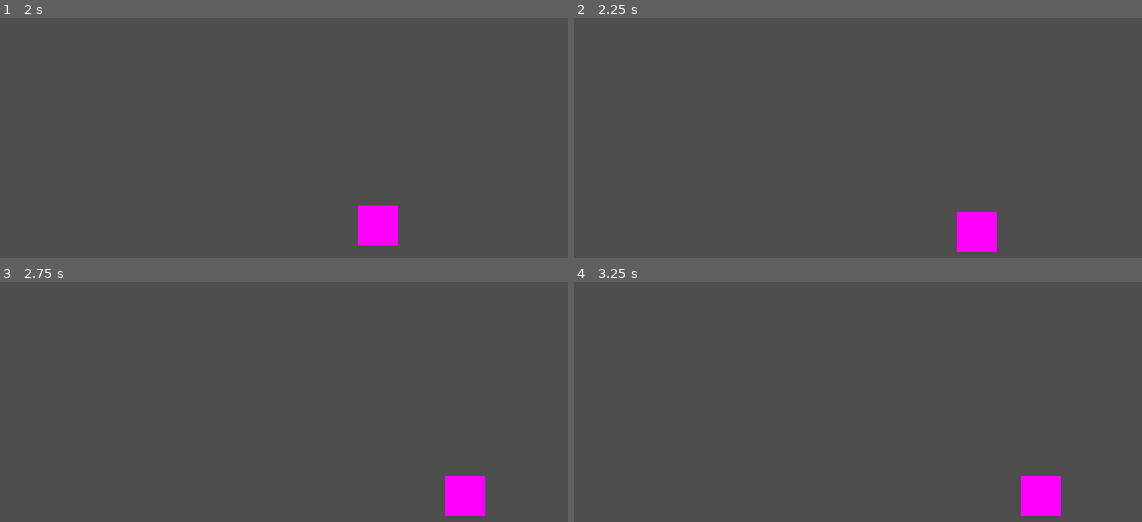
Above: before the commit, frames 1-4 (two rows, left to right).
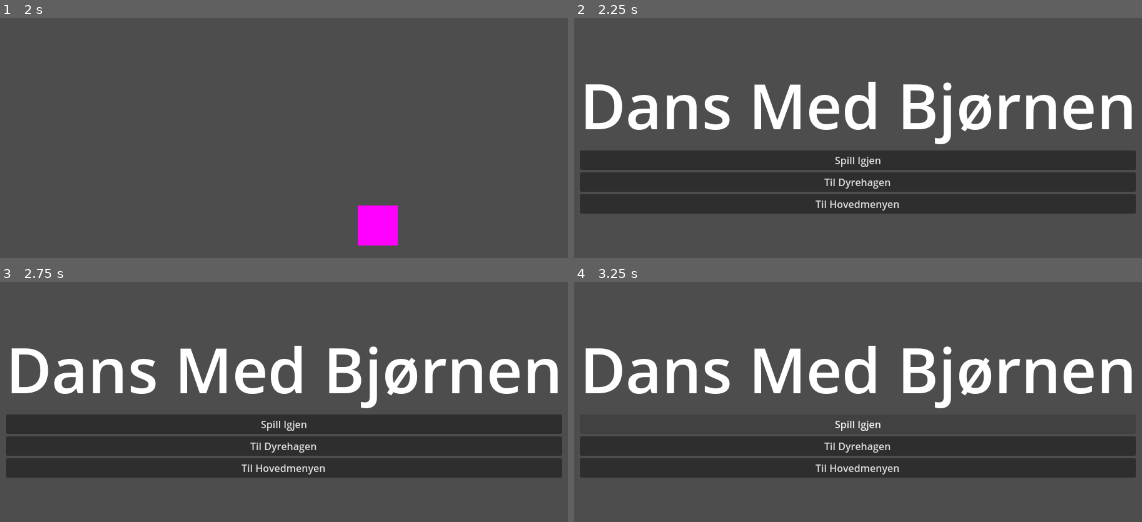
Above: after the commit, the same moments.

Repository: Sondrejk/first_day_at_the_dyrepark
Game: Godot game, scene res://Dyrepark/Scenes/Main.tscn
Same seed, same stepped clock (60 frames per second), same inputs: the game is played once before the commit and once after it.
Inputs (mouse positions are in pixels of both pictures, inside the frame that each line leads up to):
- Up to frame 1 (2 s): tap Enter at 0.5 s; hold Right (ui_right) 0.53-1.28 s; tap I at 0.6 s; hold Down (ui_down) from 1.28 s (still down); tap O at 1.35 s
- Up to frame 2 (2.25 s): release Down (ui_down) at 2.03 s; hold Right (ui_right) from 2.03 s (still down); tap I at 2.1 s
- Up to frame 3 (2.75 s): keep holding Right (ui_right)
- Up to frame 4 (3.25 s): release Right (ui_right) at 2.75 s; click (858, 423) at 2.75 s, where only the run after the commit has a clickable "Spill Igjen"

Frame 1 is identical in both runs. In frame 2, 31% of the frame differs, in the area x 1-99%, y 26-98%; in frame 3, 31%; in frame 4, 24%.

Commit message:
Add two triggers to the dyrehage for two minigames
Redd Rudolf and Dans Med Bjørner now has triggers in the dyrehage
to change to the respective scenes. Also added placeholder menu buttons
so you can go back to the dyrehage

Diff:
--- /dev/null
+++ b/First Day At The Dyrepark/DansMedBjørner/DansMedBjørnen.tscn
@@ -0,0 +1,45 @@
+[gd_scene load_steps=3 format=3 uid="uid://2vskchnd50cw"]
+
+[ext_resource type="Script" path="res://DansMedBjørner/DansMedBjørnenManager.gd" id="1_yqew1"]
+
+[sub_resource type="LabelSettings" id="LabelSettings_3n473"]
+font_size = 100
+
+[node name="DansMedBjørner" type="Node2D"]
+script = ExtResource("1_yqew1")
+dyrehage_scene = "res://Dyrepark/Scenes/Main.tscn"
+
+[node name="Camera2D" type="Camera2D" parent="."]
+
+[node name="PlaceholderMenu" type="VBoxContainer" parent="."]
+anchors_preset = 8
+anchor_left = 0.5
+anchor_top = 0.5
+anchor_right = 0.5
+anchor_bottom = 0.5
+offset_left = -71.5
+offset_top = -50.5
+offset_right = 71.5
+offset_bottom = 50.5
+grow_horizontal = 2
+grow_vertical = 2
+
+[node name="Label" type="Label" parent="PlaceholderMenu"]
+layout_mode = 2
+text = "Dans Med Bjørnen"
+label_settings = SubResource("LabelSettings_3n473")
+
+[node name="RestartGame" type="Button" parent="PlaceholderMenu"]
+layout_mode = 2
+text = "Spill Igjen"
+
+[node name="QuitToDyrehage" type="Button" parent="PlaceholderMenu"]
+layout_mode = 2
+text = "Til Dyrehagen"
+
+[node name="QuitToMenu" type="Button" parent="PlaceholderMenu"]
+layout_mode = 2
+text = "Til Hovedmenyen"
+
+[connection signal="button_down" from="PlaceholderMenu/RestartGame" to="." method="_on_restart_game_button_down"]
+[connection signal="button_down" from="PlaceholderMenu/QuitToDyrehage" to="." method="_on_quit_to_dyrehage_button_down"]
--- /dev/null
+++ b/First Day At The Dyrepark/DansMedBjørner/DansMedBjørnenManager.gd
@@ -0,0 +1,10 @@
+extends Node2D
+
+# References to files
+@export_file("*.tscn") var dyrehage_scene
+
+func _on_quit_to_dyrehage_button_down():
+	get_tree().change_scene_to_file(dyrehage_scene)
+
+func _on_restart_game_button_down():
+	get_tree().reload_current_scene()
--- a/First Day At The Dyrepark/Dyrepark/Scenes/Main.tscn
+++ b/First Day At The Dyrepark/Dyrepark/Scenes/Main.tscn
@@ -12,3 +12,11 @@
 [node name="KlappHundenTrigger" parent="." instance=ExtResource("2_62uxn")]
 position = Vector2(122, 0)
 minigame_scene = "res://KlappHunden/Scenes/KlappHunden.tscn"
+
+[node name="DansMedBjørnenTrigger" parent="." instance=ExtResource("2_62uxn")]
+position = Vector2(122, 96)
+minigame_scene = "res://DansMedBjørner/DansMedBjørnen.tscn"
+
+[node name="ReddRudolfTrigger" parent="." instance=ExtResource("2_62uxn")]
+position = Vector2(122, 188)
+minigame_scene = "res://ReddRudolf/ReddRudolf.tscn"
--- a/First Day At The Dyrepark/Dyrepark/Scripts/Player.gd
+++ b/First Day At The Dyrepark/Dyrepark/Scripts/Player.gd
@@ -4,7 +4,7 @@
 @export var starting_position : Vector2 = Vector2(0, 0)
 
 func _ready():
-	pass
+	position = starting_position
 
 func _physics_process(delta):
 	# Movement
--- a/First Day At The Dyrepark/Dyrepark/Scripts/Trigger.gd
+++ b/First Day At The Dyrepark/Dyrepark/Scripts/Trigger.gd
@@ -1,7 +1,10 @@
 extends Area2D
+
+# Reference to minigame scene
 @export_file("*.tscn") var minigame_scene
+
+# Boolean that changes depending on if player is in area
 var is_player_in_trigger : bool = false
-
 
 func _on_body_entered(body):
 	is_player_in_trigger = true
@@ -9,6 +12,7 @@
 func _on_body_exited(body):
 	is_player_in_trigger = false
 
+# Changes scene if the correct button is pressed
 func _process(_delta):
 	if is_player_in_trigger and Input.is_key_label_pressed(KEY_I):
 		get_tree().change_scene_to_file(minigame_scene)
--- a/First Day At The Dyrepark/KlappHunden/Scenes/KlappHunden.tscn
+++ b/First Day At The Dyrepark/KlappHunden/Scenes/KlappHunden.tscn
@@ -1,6 +1,9 @@
 [gd_scene load_steps=5 format=3 uid="uid://cjrf1oo0txpmn"]
 
 [ext_resource type="Script" path="res://KlappHunden/Scripts/KlappHundenManager.gd" id="1_762ro"]
+
+[sub_resource type="LabelSettings" id="LabelSettings_0vpii"]
+font_size = 100
 
 [sub_resource type="LabelSettings" id="LabelSettings_ad028"]
 line_spacing = 0.0
@@ -10,12 +13,24 @@
 line_spacing = 0.0
 font_size = 40
 
-[sub_resource type="LabelSettings" id="LabelSettings_0vpii"]
-font_size = 100
-
 [node name="KlappHunden" type="Node2D"]
 script = ExtResource("1_762ro")
 dyrehage_scene = "res://Dyrepark/Scenes/Main.tscn"
+
+[node name="AnimalSpawnTimer" type="Timer" parent="."]
+wait_time = 2.0
+autostart = true
+
+[node name="Camera2D" type="Camera2D" parent="."]
+
+[node name="ScoreText" type="Label" parent="."]
+offset_left = -629.0
+offset_top = -502.0
+offset_right = -202.0
+offset_bottom = -362.0
+text = "SCORE: 0"
+label_settings = SubResource("LabelSettings_0vpii")
+metadata/_edit_use_anchors_ = true
 
 [node name="GameOverScreen" type="VBoxContainer" parent="."]
 visible = false
@@ -24,10 +39,10 @@
 anchor_top = 0.5
 anchor_right = 0.5
 anchor_bottom = 0.5
-offset_left = -71.5
-offset_top = -50.5
-offset_right = 71.5
-offset_bottom = 50.5
+offset_left = -287.0
+offset_top = -150.5
+offset_right = 287.0
+offset_bottom = 150.5
 grow_horizontal = 2
 grow_vertical = 2
 
@@ -54,21 +69,6 @@
 layout_mode = 2
 text = "Til Hovedmenyen"
 
-[node name="AnimalSpawnTimer" type="Timer" parent="."]
-wait_time = 2.0
-autostart = true
-
-[node name="Camera2D" type="Camera2D" parent="."]
-
-[node name="ScoreText" type="Label" parent="."]
-offset_left = -629.0
-offset_top = -502.0
-offset_right = -202.0
-offset_bottom = -362.0
-text = "SCORE: 0"
-label_settings = SubResource("LabelSettings_0vpii")
-metadata/_edit_use_anchors_ = true
-
+[connection signal="timeout" from="AnimalSpawnTimer" to="." method="_on_animal_spawn_timer_timeout"]
 [connection signal="button_down" from="GameOverScreen/RestartGame" to="." method="_on_restart_game_button_down"]
 [connection signal="button_down" from="GameOverScreen/QuitToDyrehage" to="." method="_on_quit_to_dyrehage_button_down"]
-[connection signal="timeout" from="AnimalSpawnTimer" to="." method="_on_animal_spawn_timer_timeout"]
--- /dev/null
+++ b/First Day At The Dyrepark/ReddRudolf/ReddRudolf.tscn
@@ -0,0 +1,45 @@
+[gd_scene load_steps=3 format=3 uid="uid://hewf6cdwui70"]
+
+[ext_resource type="Script" path="res://ReddRudolf/ReddRudolfManager.gd" id="1_wxx8a"]
+
+[sub_resource type="LabelSettings" id="LabelSettings_jsdjx"]
+font_size = 100
+
+[node name="ReddRudolf" type="Node2D"]
+script = ExtResource("1_wxx8a")
+dyrehage_scene = "res://Dyrepark/Scenes/Main.tscn"
+
+[node name="Camera2D" type="Camera2D" parent="."]
+
+[node name="PlaceholderMenu" type="VBoxContainer" parent="."]
+anchors_preset = 8
+anchor_left = 0.5
+anchor_top = 0.5
+anchor_right = 0.5
+anchor_bottom = 0.5
+offset_left = -71.5
+offset_top = -50.5
+offset_right = 71.5
+offset_bottom = 50.5
+grow_horizontal = 2
+grow_vertical = 2
+
+[node name="Label" type="Label" parent="PlaceholderMenu"]
+layout_mode = 2
+text = "Redd Rudolf"
+label_settings = SubResource("LabelSettings_jsdjx")
+
+[node name="RestartGame" type="Button" parent="PlaceholderMenu"]
+layout_mode = 2
+text = "Spill Igjen"
+
+[node name="QuitToDyrehage" type="Button" parent="PlaceholderMenu"]
+layout_mode = 2
+text = "Til Dyrehagen"
+
+[node name="QuitToMenu" type="Button" parent="PlaceholderMenu"]
+layout_mode = 2
+text = "Til Hovedmenyen"
+
+[connection signal="button_down" from="PlaceholderMenu/RestartGame" to="." method="_on_restart_game_button_down"]
+[connection signal="button_down" from="PlaceholderMenu/QuitToDyrehage" to="." method="_on_quit_to_dyrehage_button_down"]
--- /dev/null
+++ b/First Day At The Dyrepark/ReddRudolf/ReddRudolfManager.gd
@@ -0,0 +1,10 @@
+extends Node2D
+
+# References to files
+@export_file("*.tscn") var dyrehage_scene
+
+func _on_quit_to_dyrehage_button_down():
+	get_tree().change_scene_to_file(dyrehage_scene)
+
+func _on_restart_game_button_down():
+	get_tree().reload_current_scene()
